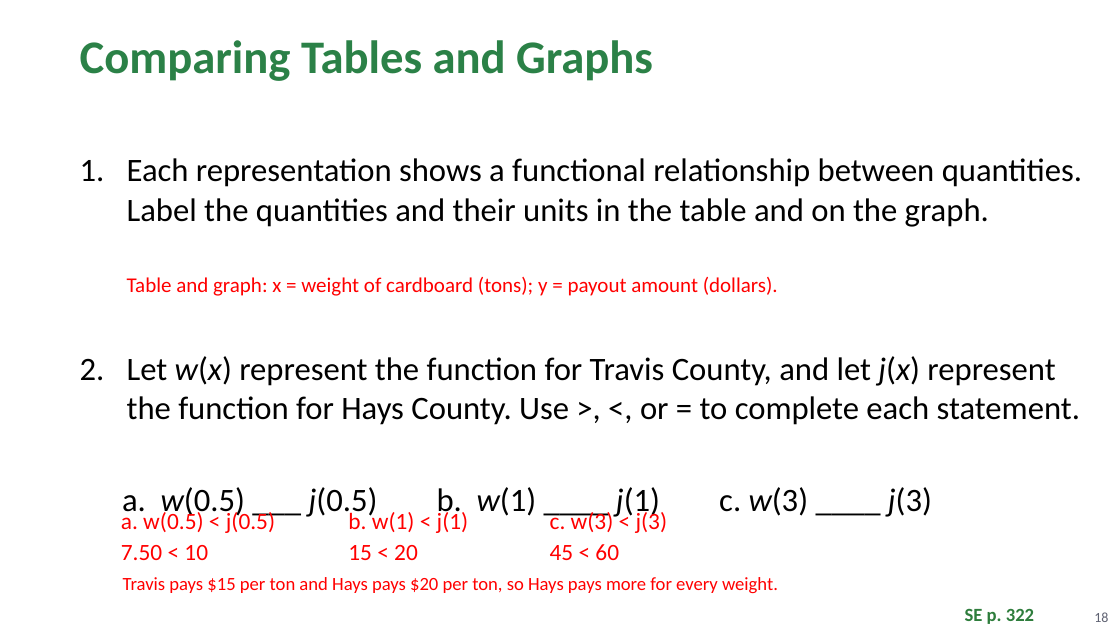
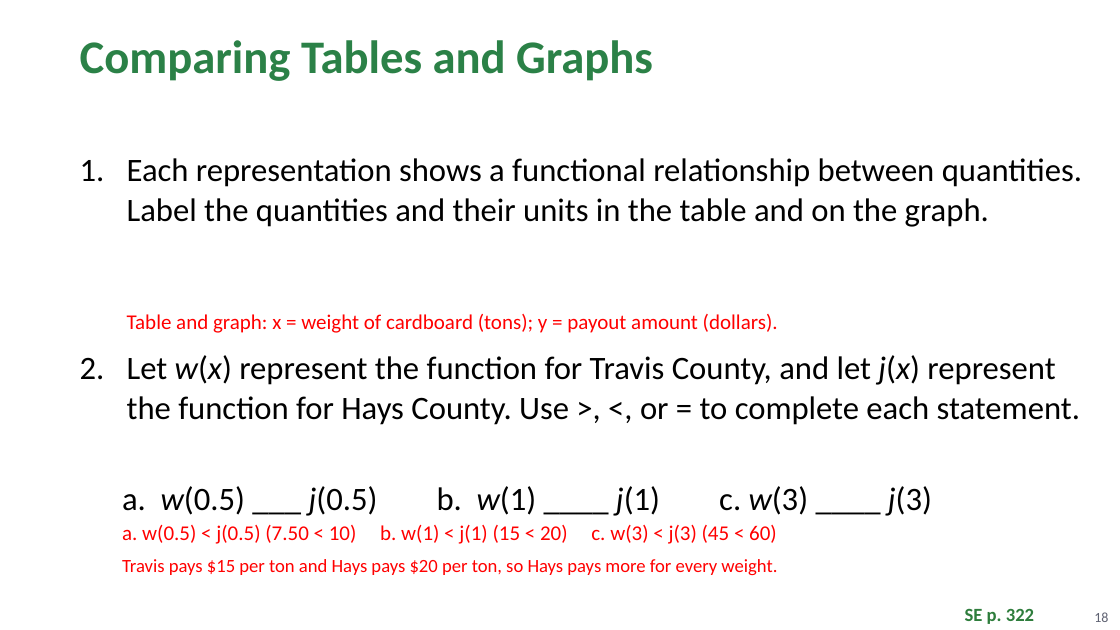
Before and after one commit to Apolloat2022/Algebra1M2U1L4, a slide deck: slide 18 of Module 2 topic 2/BLMathematics_AlgI_M2_T2_L4_LessonSlides_ENG_with_answers.pptx. Drawn at 1120x630 pixels with LibreOffice and Linux fonts; fonts in the diff are those of the drawing; background and template pictures are left out. Boxes give left, top, right and bottom in pixels: in the first picture for what was removed or moved away, otherwise in the second. Text is boxed around its words. In the diff, an @@ line names an element or a change of style, - is before the commit and + after.

```diff
--- a/Module 2 topic 2/BLMathematics_AlgI_M2_T2_L4_LessonSlides_ENG_with_answers.pptx
+++ b/Module 2 topic 2/BLMathematics_AlgI_M2_T2_L4_LessonSlides_ENG_with_answers.pptx
@@ text at box(122, 158, 1082, 516): less space between paragraphs @@
@@ text removed at box(127, 277, 778, 296) @@
-Table and graph: x = weight of cardboard (tons); y = payout amount (dollars).
@@ text at box(127, 314, 778, 333): paragraph added @@
+  Table and graph: x = weight of cardboard (tons); y = payout amount (dollars).
@@ text removed at box(121, 509, 275, 560) @@
-a. w(0.5) < j(0.5)
-7.50 < 10
@@ text at box(122, 486, 777, 576): paragraphs added @@
+  a. w(0.5) < j(0.5) (7.50 < 10) b. w(1) < j(1) (15 < 20) c. w(3) < j(3) (45 < 60)
+  Travis pays $15 per ton and Hays pays $20 per ton, so Hays pays more for every weight.
@@ text removed at box(348, 509, 469, 560) @@
-b. w(1) < j(1)
-15 < 20
@@ text removed at box(550, 509, 668, 560) @@
-c. w(3) < j(3)
-45 < 60
@@ text removed at box(123, 577, 778, 594) @@
-Travis pays $15 per ton and Hays pays $20 per ton, so Hays pays more for every weight.
```
Also in this commit, not shown: 4 other slides changed, 4 other files.
